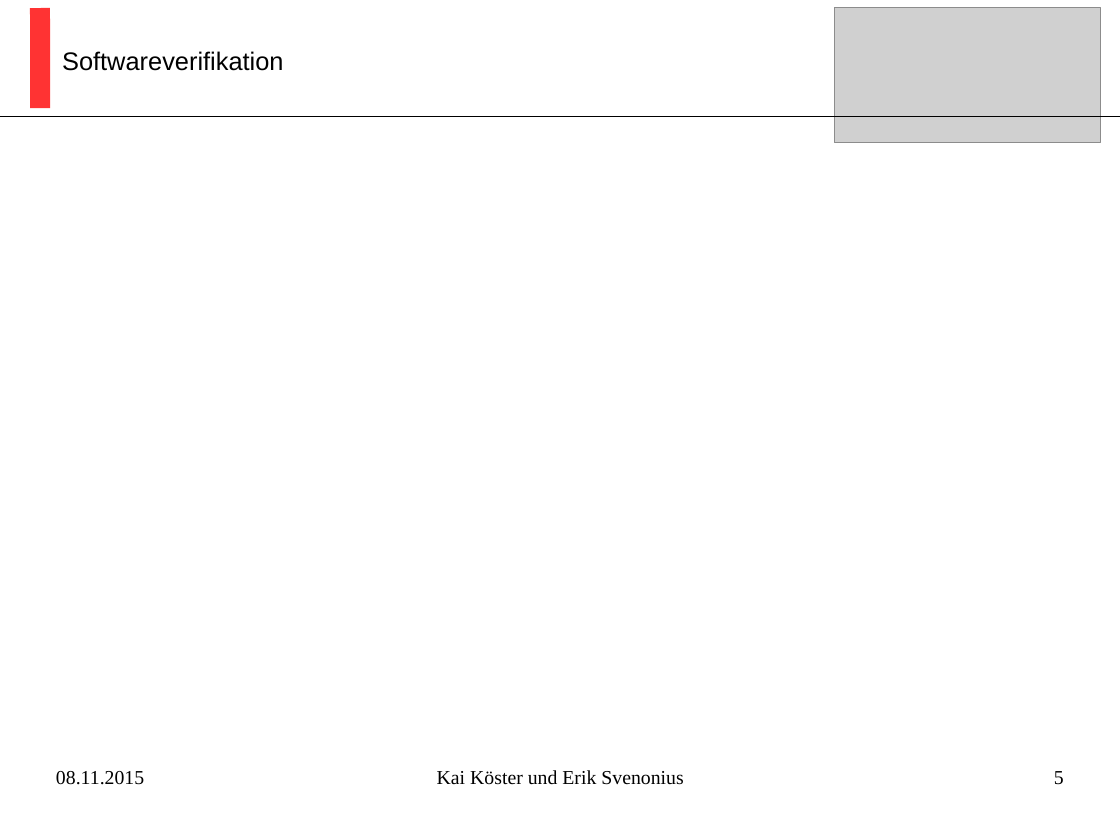
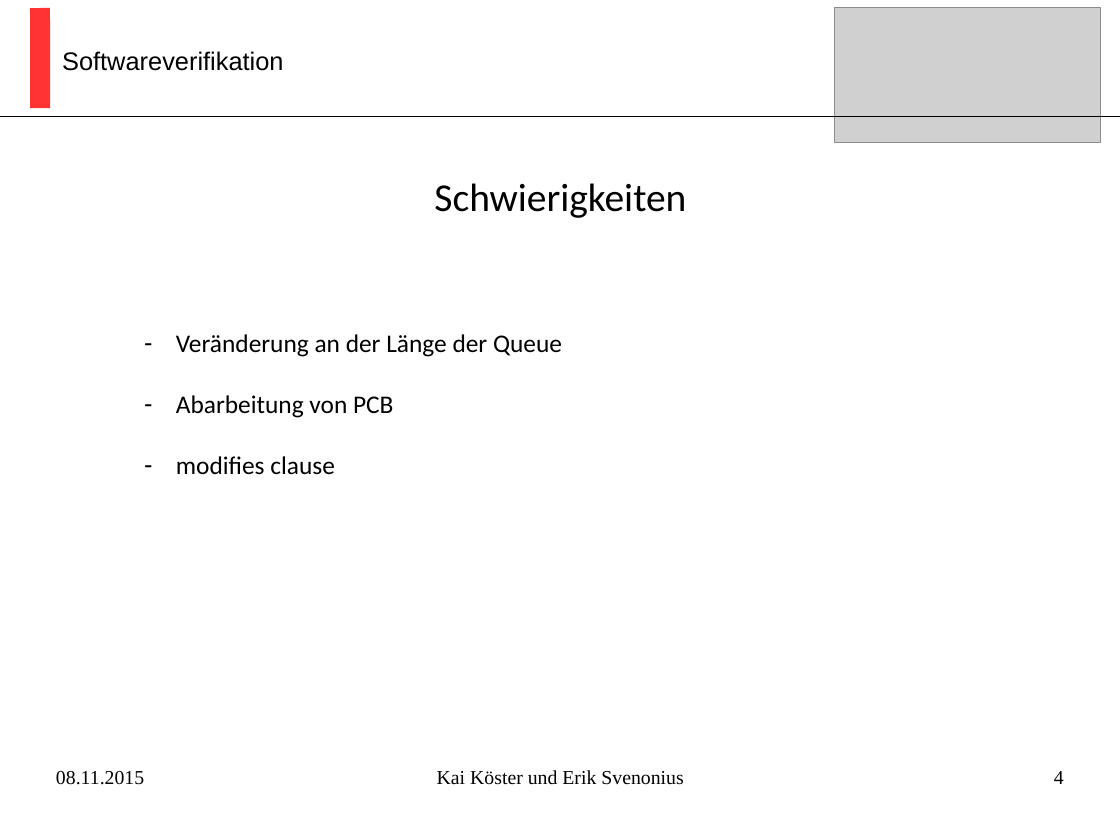
Before and after one commit to kaistefan/dafny, a slide deck: slide 4 of Ausarbeitung/Präsentation.pptx (slide 5 before the commit). Drawn at 1120x840 pixels with LibreOffice and Linux fonts; fonts in the diff are those of the drawing; grey boxes stand for pictures. Boxes give left, top, right and bottom in pixels: in the first picture for what was removed or moved away, otherwise in the second. Text is boxed around its words. In the diff, an @@ line names an element or a change of style, - is before the commit and + after.

```diff
--- a/Ausarbeitung/Präsentation.pptx
+++ b/Ausarbeitung/Präsentation.pptx
@@ text added at <box>434,183,686,218</box>, 28 pt, text #000000 @@
+Schwierigkeiten
@@ text added at <box>176,334,562,475</box>, 18 pt, text #000000 @@
+– Veränderung an der Länge der Queue
+– Abarbeitung von PCB
+– modifies clause
@@ page number at <box>1054,771,1064,784</box>: text changed @@
-5
+4
```
Also in this commit, not shown: 1 other slide changed.
